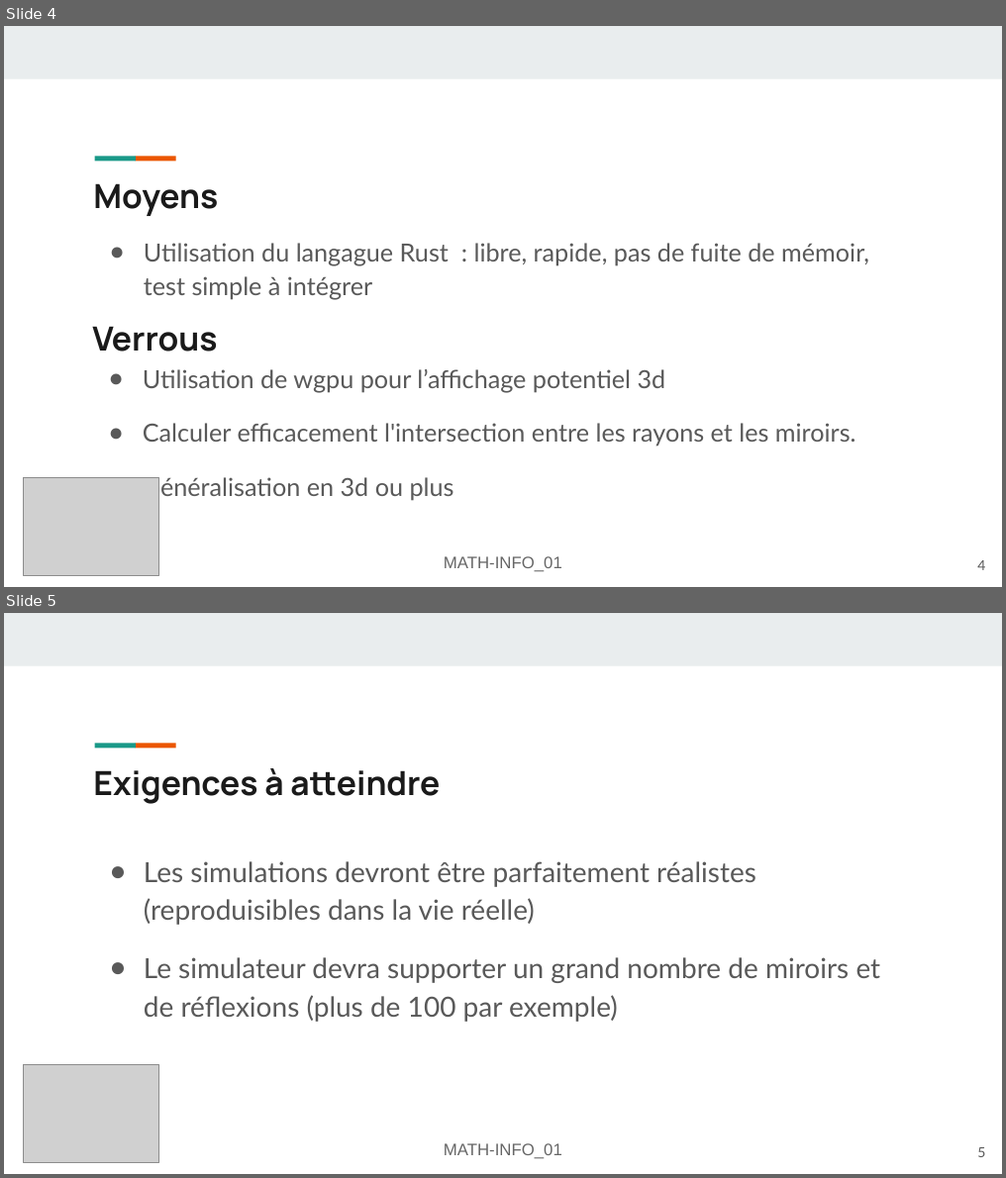
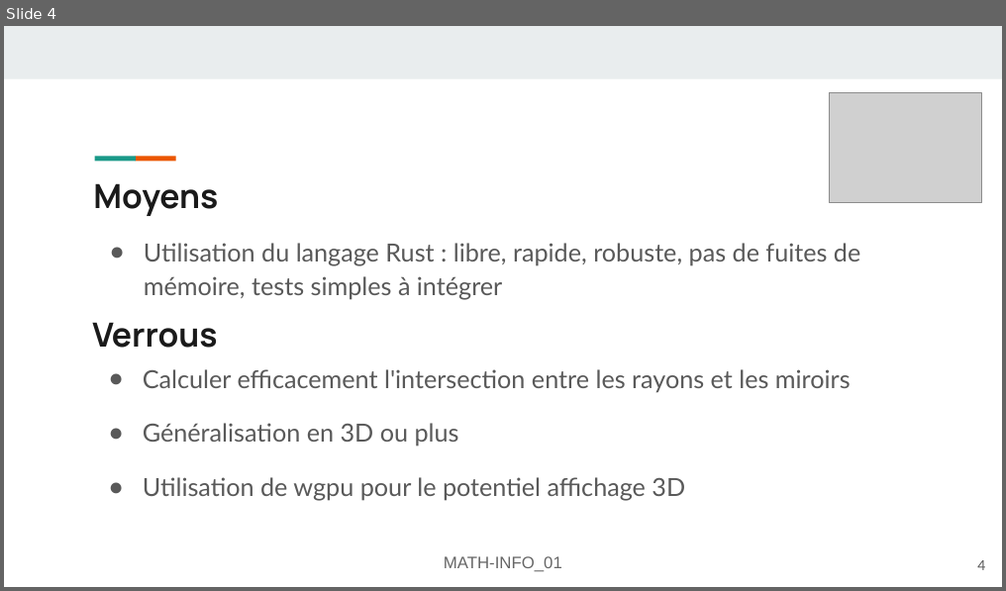
Before and after one commit to FlashOnFire/MirrorVerse, a slide deck: project_managment/presentation1.odp. Shown one above the other, each under a label of ours: slides 4 and 5 before the commit, slide 4 after it. The pictures are 1006x1178 and 1006x591 pixels, drawn with LibreOffice and Linux fonts; fonts in the diff are those of the drawing; grey boxes stand for pictures. Boxes give left, top, right and bottom in pixels: in the first picture for what was removed or moved away, otherwise in the second. Text is boxed around its words. In the diff, an @@ line names an element or a change of style, - is before the commit and + after.

```diff
--- a/project_managment/presentation1.odp
+++ b/project_managment/presentation1.odp
@@ slide 5 removed at (x1=4, y1=613, x2=1002, y2=1174), background #FFFFFF; not listed: 3 template elements that a slide beside it also shows @@
@@ title removed at (x1=93, y1=768, x2=440, y2=804) @@
-Exigences à atteindre
@@ text removed at (x1=144, y1=861, x2=881, y2=1022) @@
-● Les simulations devront être parfaitement réalistes (reproduisibles dans la vie réelle)
-● Le simulateur devra supporter un grand nombre de miroirs et de réflexions (plus de 100 par exemple)
@@ picture removed at (x1=24, y1=1065, x2=159, y2=1162) @@
@@ text removed at (x1=444, y1=1144, x2=562, y2=1159) @@
-MATH-INFO_01
@@ page number removed at (x1=977, y1=1148, x2=985, y2=1157) @@
-5
@@ slide 4 changed as well @@
@@ picture resized from (x1=24, y1=478, x2=159, y2=575) to (x1=830, y1=93, x2=982, y2=202) @@
@@ text at (x1=144, y1=243, x2=860, y2=300): text changed @@
-● Utilisation du langague Rust : libre, rapide, pas de fuite de mémoir, test simple à intégrer
+● Utilisation du langage Rust : libre, rapide, robuste, pas de fuites de mémoire, tests simples à intégrer
@@ title "Verrous" moved from (x1=92, y1=326, x2=217, y2=352) to (x1=92, y1=322, x2=217, y2=348) @@
@@ text at (x1=143, y1=370, x2=850, y2=501): text changed @@
-● Utilisation de wgpu pour l’affichage potentiel 3d
-● Calculer efficacement l'intersection entre les rayons et les miroirs.
-● Généralisation en 3d ou plus
+● Calculer efficacement l'intersection entre les rayons et les miroirs
+● Généralisation en 3D ou plus
+● Utilisation de wgpu pour le potentiel affichage 3D
```
Also in this commit, not shown: 4 other slides changed, 1 slide added, 1 other slide removed, 4 other files.
